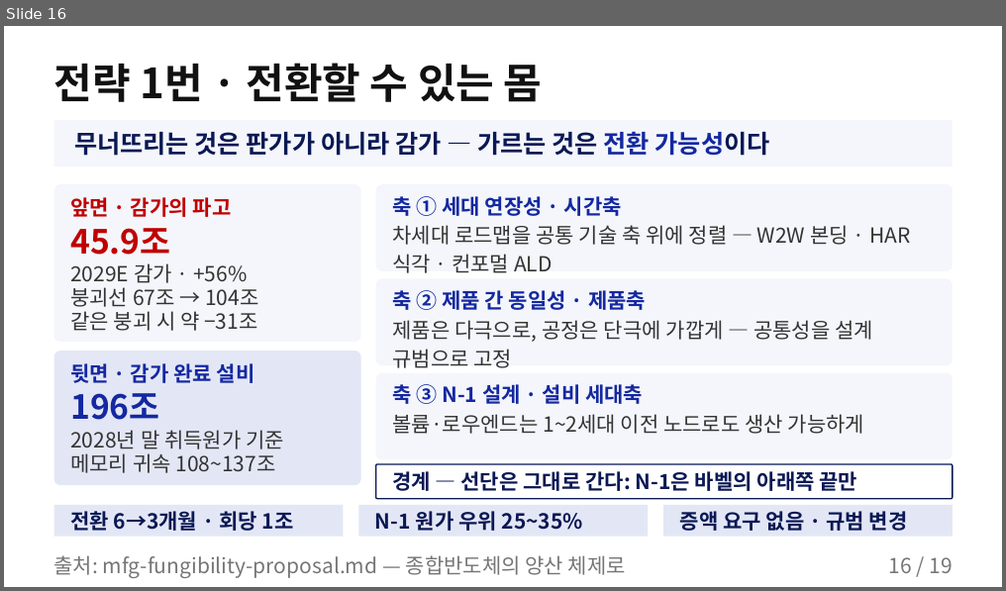
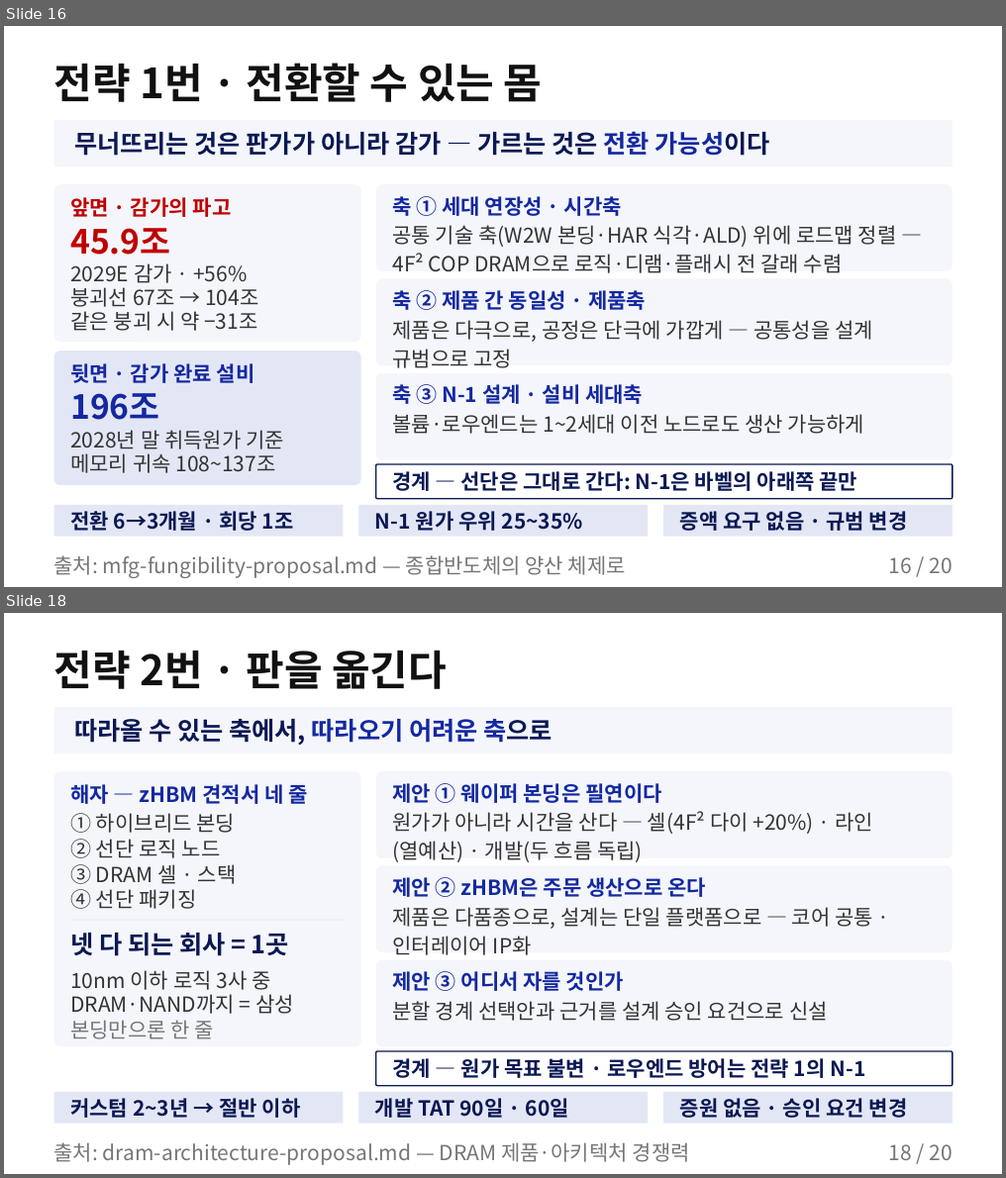
Before and after one commit to k31001/action-learning, a slide deck: outputs/presentation/storyline-common-overview.pptx. Shown one above the other, each under a label of ours: slide 16 before the commit, slides 16 and 18 after it; the slides between them are not shown. The pictures are 1006x591 and 1006x1178 pixels, drawn with LibreOffice and Linux fonts; fonts in the diff are those of the drawing. Boxes give left, top, right and bottom in pixels: in the first picture for what was removed or moved away, otherwise in the second. Text is boxed around its words. In the diff, an @@ line names an element or a change of style, - is before the commit and + after.

```diff
--- a/outputs/presentation/storyline-common-overview.pptx
+++ b/outputs/presentation/storyline-common-overview.pptx
@@ slide 18 added at (4, 613, 1002, 1174), background #FFFFFF @@
@@ text added at (54, 650, 447, 689), 40 pt, text #111111, bold @@
+전략 2번 · 판을 옮긴다
@@ rectangle added at (54, 707, 952, 754), fill #F4F6FB @@
@@ text added at (74, 719, 552, 746), 24 pt, text #0A1854, bold @@
+따라올 수 있는 축에서, 따라오기 어려운 축으로
@@ rounded rectangle added at (54, 771, 361, 1048), fill #F4F6FB @@
@@ text added at (70, 781, 307, 807), 20 pt, text #1428A0, bold @@
+해자 — zHBM 견적서 네 줄
@@ rounded rectangle added at (376, 771, 952, 859), fill #F4F6FB @@
@@ text added at (392, 783, 661, 803), 20 pt, text #1428A0, bold @@
+제안 ① 웨이퍼 본딩은 필연이다
@@ text added at (70, 813, 236, 833), 20 pt, text #333333 @@
+① 하이브리드 본딩
@@ text added at (392, 811, 873, 862), 20 pt, text #333333 @@
+원가가 아니라 시간을 산다 — 셀(4F² 다이 +20%) · 라인(열예산) · 개발(두 흐름 독립)
@@ text added at (70, 839, 221, 859), 20 pt, text #333333 @@
+② 선단 로직 노드
@@ text added at (70, 864, 237, 884), 20 pt, text #333333 @@
+③ DRAM 셀 · 스택
@@ rounded rectangle added at (376, 866, 952, 953), fill #F4F6FB @@
@@ text added at (392, 877, 706, 897), 20 pt, text #1428A0, bold @@
+제안 ② zHBM은 주문 생산으로 온다
@@ text added at (70, 889, 196, 909), 20 pt, text #333333 @@
+④ 선단 패키징
@@ text added at (392, 907, 873, 956), 20 pt, text #333333 @@
+제품은 다품종으로, 설계는 단일 플랫폼으로 — 코어 공통 · 인터레이어 IP화
@@ line added from (70, 920) to (345, 920), #E5E7EB 0.75 pt @@
@@ text added at (70, 933, 289, 957), 24 pt, text #0A1854, bold @@
+넷 다 되는 회사 = 1곳
@@ rounded rectangle added at (376, 960, 952, 1048), fill #F4F6FB @@
@@ text added at (70, 970, 270, 990), 20 pt, text #333333 @@
+10nm 이하 로직 3사 중
@@ text added at (70, 994, 294, 1014), 20 pt, text #333333 @@
+DRAM·NAND까지 = 삼성
@@ text added at (392, 971, 624, 991), 20 pt, text #1428A0, bold @@
+제안 ③ 어디서 자를 것인가
@@ text added at (70, 1020, 214, 1040), 20 pt, text #767676 @@
+본딩만으론 한 줄
@@ text added at (392, 1001, 828, 1021), 20 pt, text #333333 @@
+분할 경계 선택안과 근거를 설계 승인 요건으로 신설
@@ rounded rectangle added at (376, 1052, 952, 1086), fill #FFFFFF, outline #0A1854 1.25 pt @@
@@ text added at (392, 1059, 866, 1078), 20 pt, text #0A1854, bold @@
+경계 — 원가 목표 불변 · 로우엔드 방어는 전략 1의 N-1
@@ rectangle added at (54, 1092, 344, 1124), fill #E3E7F5 @@
@@ text added at (70, 1098, 301, 1118), 20 pt, text #0A1854, bold @@
+커스텀 2~3년 → 절반 이하
@@ rectangle added at (358, 1092, 648, 1124), fill #E3E7F5 @@
@@ text added at (375, 1098, 569, 1118), 20 pt, text #0A1854, bold @@
+개발 TAT 90일 · 60일
@@ rectangle added at (663, 1092, 952, 1124), fill #E3E7F5 @@
@@ text added at (680, 1098, 908, 1118), 20 pt, text #0A1854, bold @@
+증원 없음 · 승인 요건 변경
@@ text added at (54, 1143, 690, 1165), 20 pt, text #767676 @@
+출처: dram-architecture-proposal.md — DRAM 제품·아키텍처 경쟁력
@@ text added at (888, 1145, 951, 1160), 20 pt, text #767676 @@
+18 / 20
@@ slide 16 changed as well @@
@@ text at (392, 225, 897, 274): text changed @@
-차세대 로드맵을 공통 기술 축 위에 정렬 — W2W 본딩 · HAR 식각 · 컨포멀 ALD
+공통 기술 축(W2W 본딩·HAR 식각·ALD) 위에 로드맵 정렬 — 4F² COP DRAM으로 로직·디램·플래시 전 갈래 수렴
@@ text at (888, 558, 951, 573): text changed @@
-16 / 19
+16 / 20
```
Also in this commit, not shown: 16 other slides changed, 1 other slide added, 1 slide removed, 4 other files.
